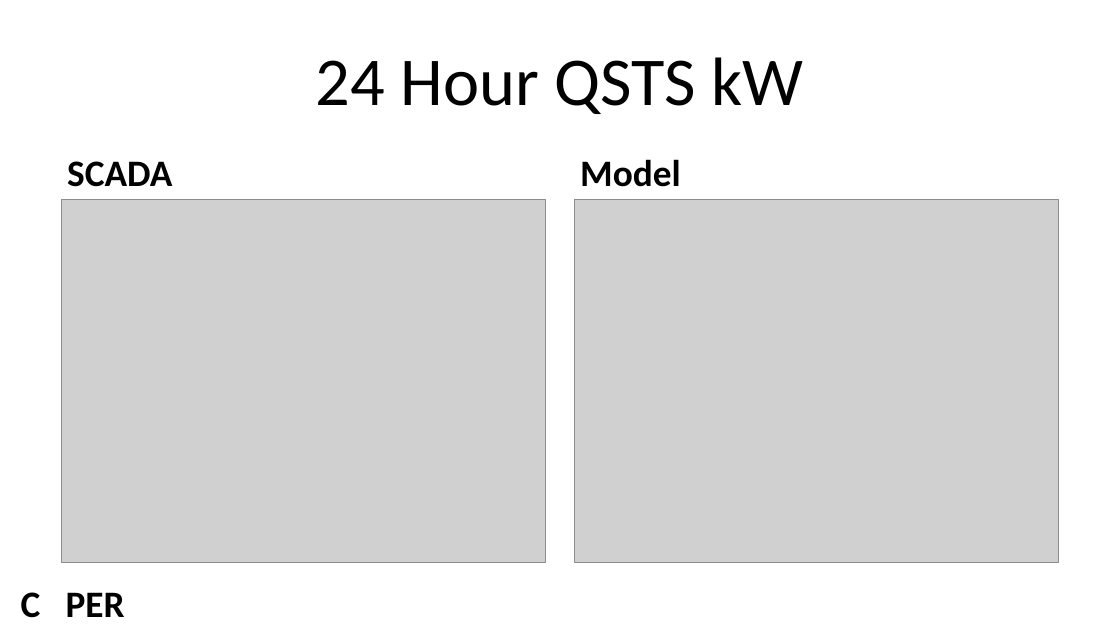
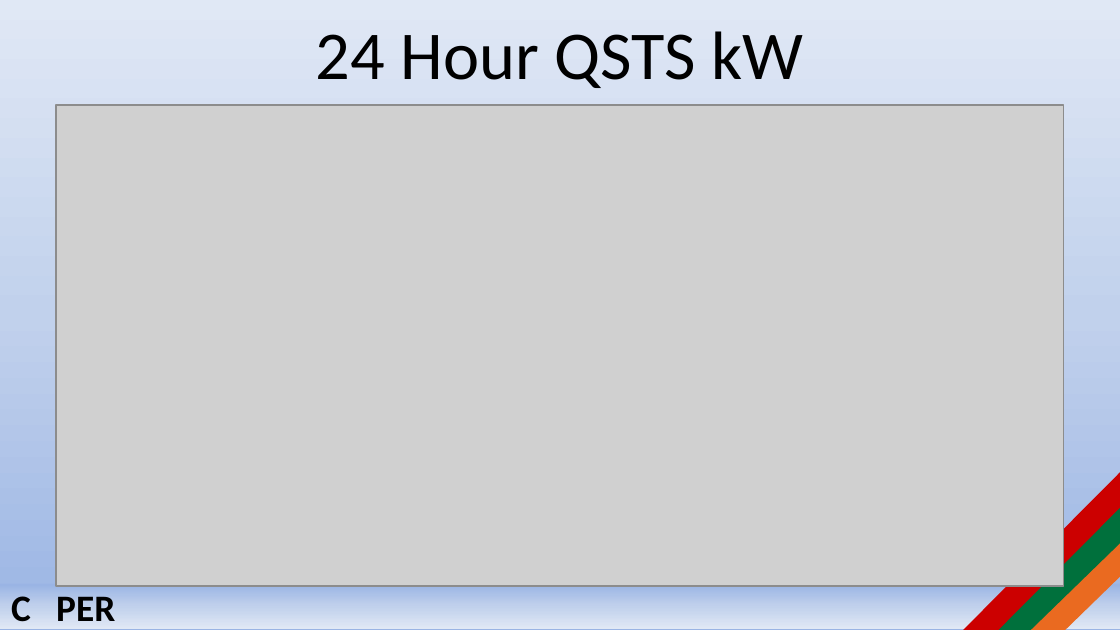
Before and after one commit to jlavall1/CAPER, a slide deck: slide 8 of 06_Joshua_Smith/Documents/CAPER April 4 5 2016.pptx (slide 9 before the commit). Drawn at 1120x630 pixels with LibreOffice and Linux fonts; fonts in the diff are those of the drawing; grey boxes stand for pictures; background and template pictures are left out. Boxes give left, top, right and bottom in pixels: in the first picture for what was removed or moved away, otherwise in the second. Text is boxed around its words. In the diff, an @@ line names an element or a change of style, - is before the commit and + after.

```diff
--- a/06_Joshua_Smith/Documents/CAPER April 4 5 2016.pptx
+++ b/06_Joshua_Smith/Documents/CAPER April 4 5 2016.pptx
@@ background #FFFFFF to gradient #9AB5E4 to #C2D1ED to #E1E8F5 @@
@@ title "24 Hour QSTS kW": place and size @@
-title "24 Hour QSTS kW" at bbox=[316, 57, 803, 114]
+title "24 Hour QSTS kW" at bbox=[316, 31, 803, 88]
@@ picture added at bbox=[56, 105, 1064, 587] @@
@@ text removed at bbox=[67, 161, 172, 187] @@
-SCADA
@@ text removed at bbox=[580, 159, 681, 187] @@
-Model
@@ picture removed at bbox=[62, 199, 545, 562] @@
@@ picture removed at bbox=[575, 199, 1058, 562] @@
@@ diag stripe added at bbox=[963, 473, 1120, 630], fill #CC0000 @@
@@ diag stripe added at bbox=[993, 507, 1120, 630], fill #00703C @@
@@ diag stripe added at bbox=[1029, 542, 1120, 630], fill #EA6A20 @@
@@ rectangle "C PER": place and size @@
-rectangle "C PER" at bbox=[21, 592, 125, 618]
+rectangle "C PER" at bbox=[0, 585, 1120, 629]
@@ rectangle "C PER" at bbox=[0, 585, 1120, 629]: fill none to gradient #9AB5E4 to #C2D1ED to #E1E8F5 @@
```
Also in this commit, not shown: 7 other slides changed, 1 slide added, 1 slide removed, 24 other files.
